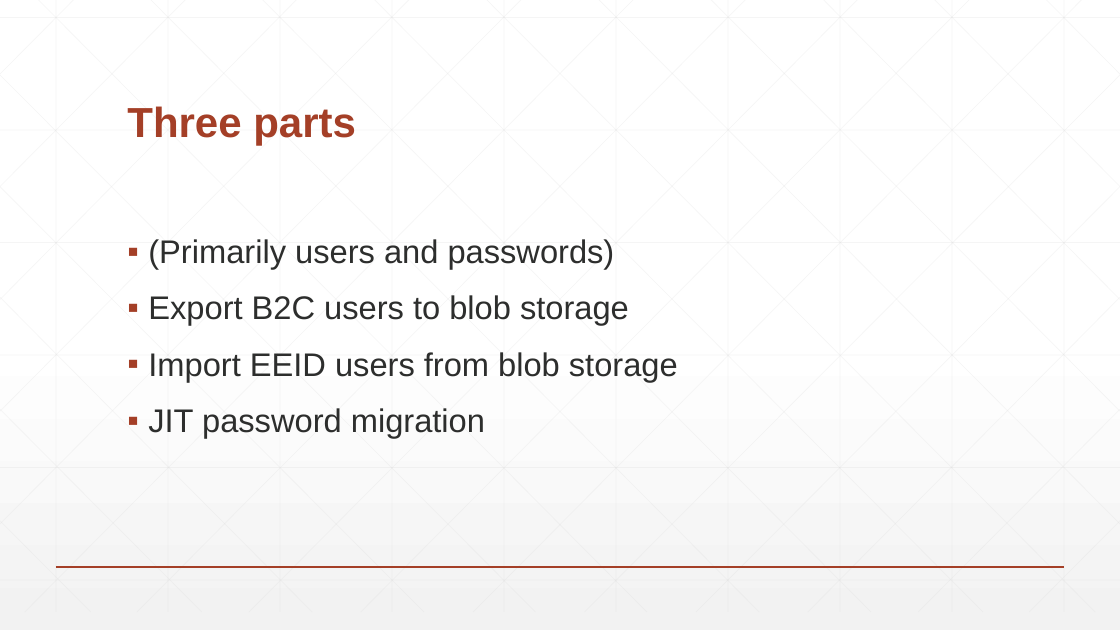
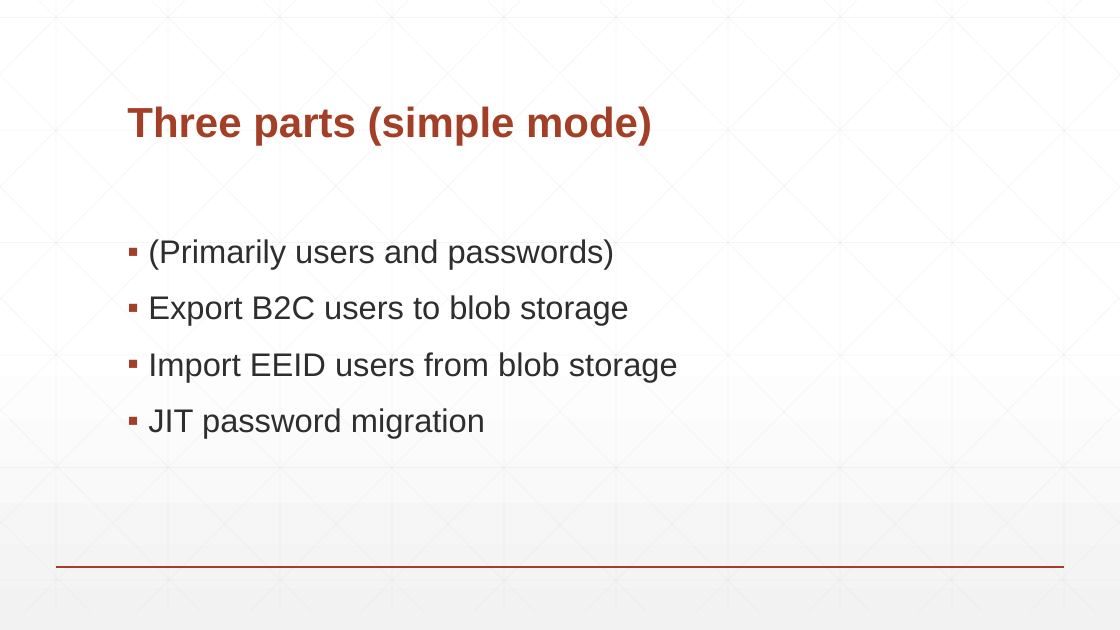
Before and after one commit to rbrayb/Presentations, a slide deck: slide 11 of B2C-To-EEID-Migration-Tool/B2C-To-EEID-Migration.pptx. Drawn at 1120x630 pixels with LibreOffice and Linux fonts; fonts in the diff are those of the drawing. Boxes give left, top, right and bottom in pixels: in the first picture for what was removed or moved away, otherwise in the second. Text is boxed around its words. In the diff, an @@ line names an element or a change of style, - is before the commit and + after.

```diff
--- a/B2C-To-EEID-Migration-Tool/B2C-To-EEID-Migration.pptx
+++ b/B2C-To-EEID-Migration-Tool/B2C-To-EEID-Migration.pptx
@@ title at (127,106,652,146): text changed @@
-Three parts
+Three parts (simple mode)
```
Also in this commit, not shown: 1 slide added.
